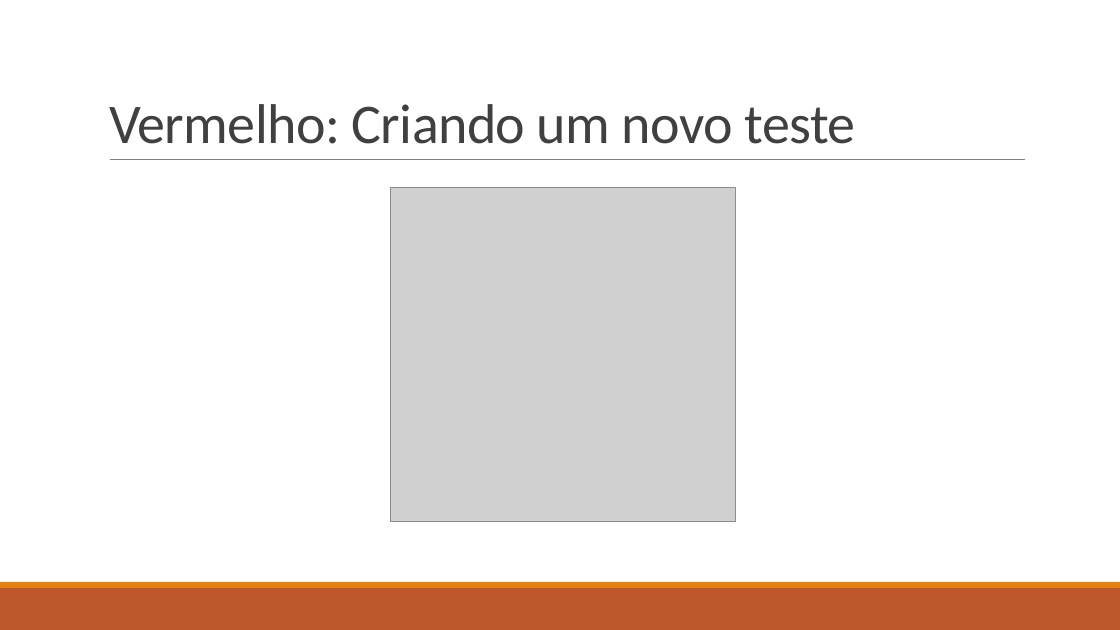
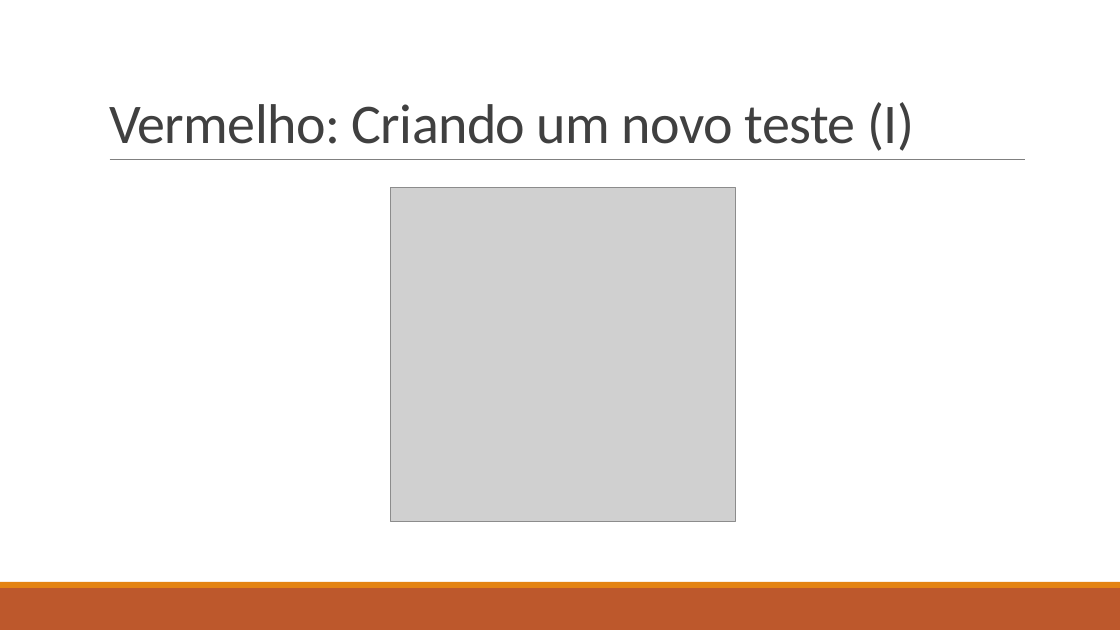
Before and after one commit to vtferrari/TCCGeradorEpub, a slide deck: slide 13 of doc/Test-Driven Development como alternativa de garantia de qualidade.pptx (slide 12 before the commit). Drawn at 1120x630 pixels with LibreOffice and Linux fonts; fonts in the diff are those of the drawing; grey boxes stand for pictures. Boxes give left, top, right and bottom in pixels: in the first picture for what was removed or moved away, otherwise in the second. Text is boxed around its words. In the diff, an @@ line names an element or a change of style, - is before the commit and + after.

```diff
--- a/doc/Test-Driven Development como alternativa de garantia de qualidade.pptx
+++ b/doc/Test-Driven Development como alternativa de garantia de qualidade.pptx
@@ title at (109,102,914,151): text changed @@
-Vermelho: Criando um novo teste
+Vermelho: Criando um novo teste (I)
```
Also in this commit, not shown: 16 other slides changed, 17 slides added, 19 slides removed.
